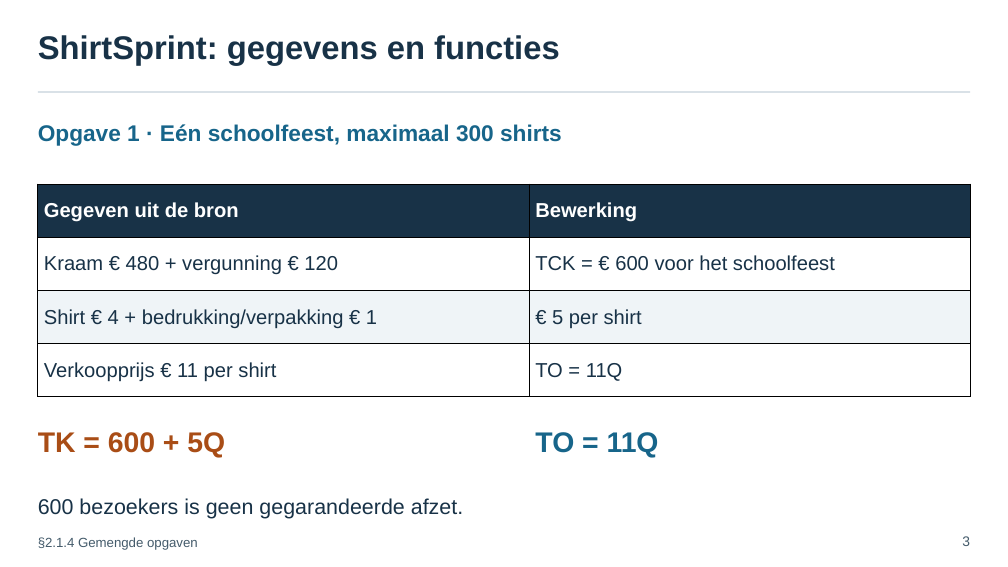
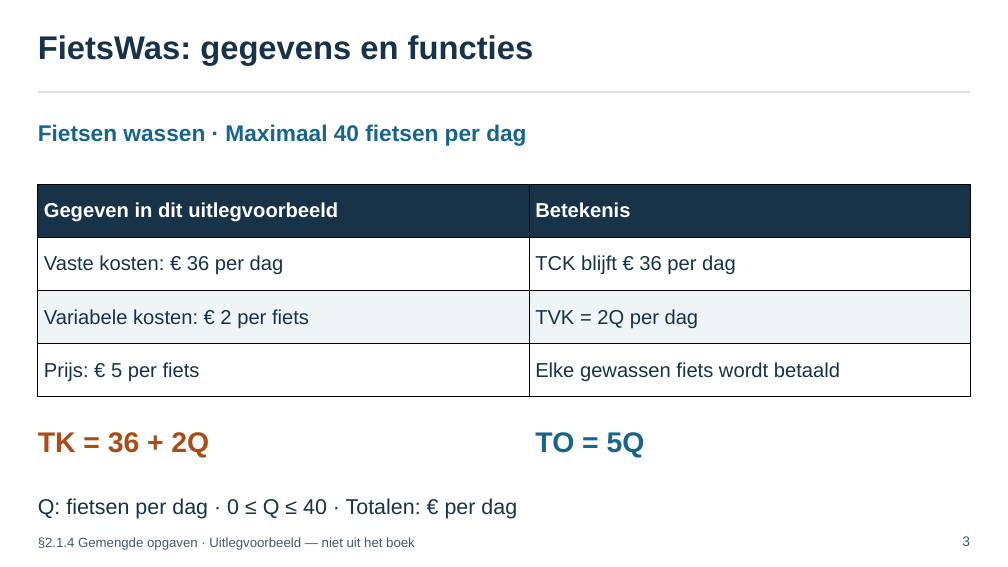
Before and after one commit to meijer1973/4veco-lessen, a slide deck: slide 3 of Boek 2 - Kosten, opbrengsten, elasticiteit en surplus/edities/chat-2026/bronnen/H1/paragrafen/2.1.4 Gemengde opgaven/2.1.4 Gemengde opgaven – presentatie.pptx. Drawn at 1008x567 pixels with LibreOffice and Linux fonts; fonts in the diff are those of the drawing. Boxes give left, top, right and bottom in pixels: in the first picture for what was removed or moved away, otherwise in the second. Text is boxed around its words. In the diff, an @@ line names an element or a change of style, - is before the commit and + after.

Commit message:
Use the separate FietsWas example before independent practice

```diff
--- a/Boek 2 - Kosten, opbrengsten, elasticiteit en surplus/edities/chat-2026/bronnen/H1/paragrafen/2.1.4 Gemengde opgaven/2.1.4 Gemengde opgaven – presentatie.pptx
+++ b/Boek 2 - Kosten, opbrengsten, elasticiteit en surplus/edities/chat-2026/bronnen/H1/paragrafen/2.1.4 Gemengde opgaven/2.1.4 Gemengde opgaven – presentatie.pptx
@@ text at bbox=[38, 35, 534, 66]: text changed @@
-ShirtSprint: gegevens en functies
+FietsWas: gegevens en functies
@@ text at bbox=[38, 124, 526, 146]: text changed @@
-Opgave 1 · Eén schoolfeest, maximaal 300 shirts
+Fietsen wassen · Maximaal 40 fietsen per dag
@@ table at bbox=[37, 184, 969, 397] @@
-row 1, column 1: Gegeven uit de bron
+row 1, column 1: Gegeven in dit uitlegvoorbeeld
-row 1, column 2: Bewerking
+row 1, column 2: Betekenis
-row 2, column 1: Kraam € 480 + vergunning € 120
+row 2, column 1: Vaste kosten: € 36 per dag
-row 2, column 2: TCK = € 600 voor het schoolfeest
+row 2, column 2: TCK blijft € 36 per dag
-row 3, column 1: Shirt € 4 + bedrukking/verpakking € 1
+row 3, column 1: Variabele kosten: € 2 per fiets
-row 3, column 2: € 5 per shirt
+row 3, column 2: TVK = 2Q per dag
-row 4, column 1: Verkoopprijs € 11 per shirt
+row 4, column 1: Prijs: € 5 per fiets
-row 4, column 2: TO = 11Q
+row 4, column 2: Elke gewassen fiets wordt betaald
@@ text at bbox=[38, 432, 209, 458]: text changed @@
-TK = 600 + 5Q
+TK = 36 + 2Q
@@ text at bbox=[535, 432, 645, 458]: text changed @@
-TO = 11Q
+TO = 5Q
@@ text at bbox=[38, 498, 517, 519]: text changed @@
-600 bezoekers is geen gegarandeerde afzet.
+Q: fietsen per dag · 0 ≤ Q ≤ 40 · Totalen: € per dag
@@ text at bbox=[38, 537, 415, 550]: text changed @@
-§2.1.4 Gemengde opgaven
+§2.1.4 Gemengde opgaven · Uitlegvoorbeeld — niet uit het boek
```
Also in this commit, not shown: 3 other slides changed, 1 slide added, 1 slide removed, 2 other files.
